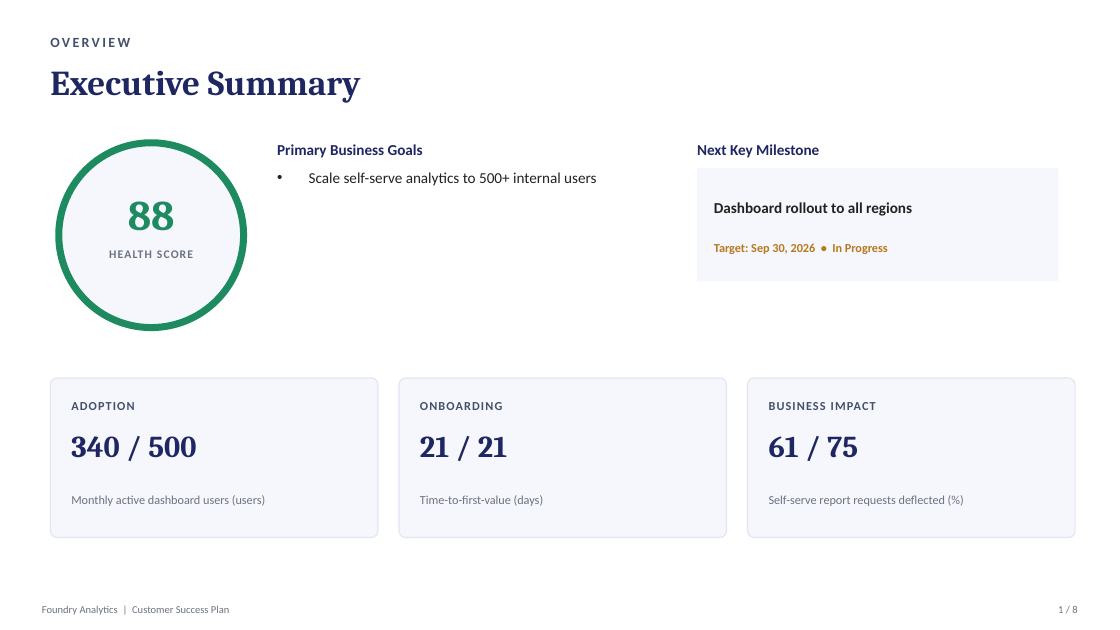
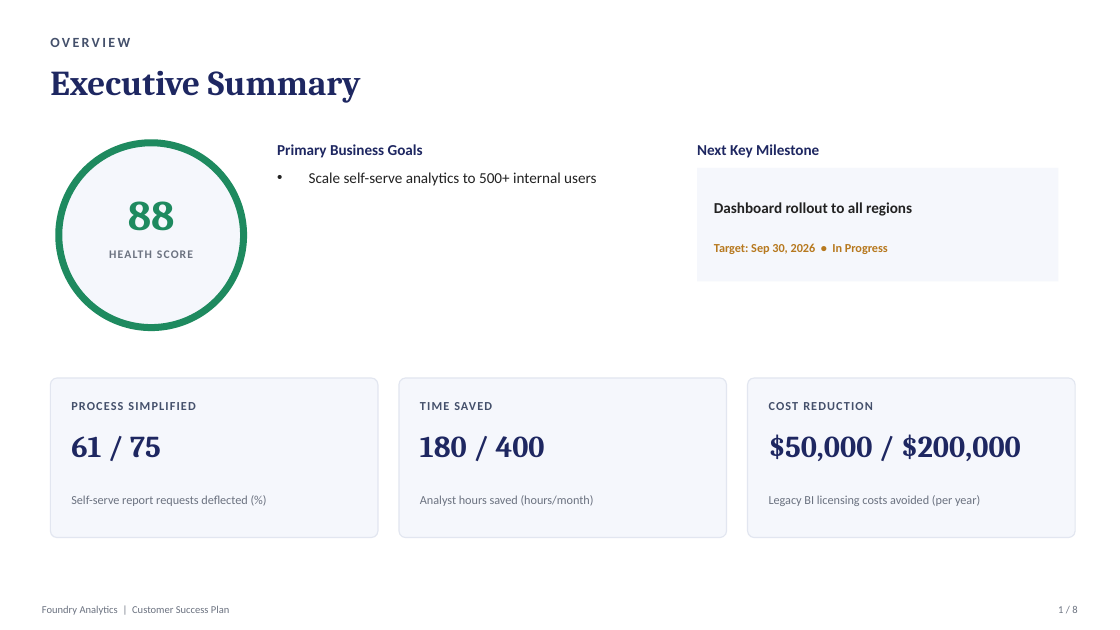
Before and after one commit to melissamcgowan/Success-Plan-Generator, a slide deck: slide 2 of Success Plan - Foundry Analytics.pptx. Drawn at 1120x630 pixels with LibreOffice and Linux fonts; fonts in the diff are those of the drawing. Boxes give left, top, right and bottom in pixels: in the first picture for what was removed or moved away, otherwise in the second. Text is boxed around its words. In the diff, an @@ line names an element or a change of style, - is before the commit and + after.

```diff
--- a/Success Plan - Foundry Analytics.pptx
+++ b/Success Plan - Foundry Analytics.pptx
@@ text at <box>71,402,195,410</box>: text changed @@
-ADOPTION
+PROCESS SIMPLIFIED
@@ text at <box>420,402,492,410</box>: text changed @@
-ONBOARDING
+TIME SAVED
@@ text at <box>769,402,873,410</box>: text changed @@
-BUSINESS IMPACT
+COST REDUCTION
@@ text at <box>71,436,161,458</box>: text changed @@
-340 / 500
+61 / 75
@@ text at <box>420,436,545,458</box>: text changed @@
-21 / 21
+180 / 400
@@ text at <box>769,434,1021,461</box>: text changed @@
-61 / 75
+$50,000 / $200,000
@@ text at <box>71,495,247,506</box>: text changed @@
-Monthly active dashboard users (users)
+Self-serve report requests deflected (%)
@@ text at <box>420,495,594,506</box>: text changed @@
-Time-to-first-value (days)
+Analyst hours saved (hours/month)
@@ text at <box>769,495,980,506</box>: text changed @@
-Self-serve report requests deflected (%)
+Legacy BI licensing costs avoided (per year)
```
Also in this commit, not shown: 5 other slides changed, 1 slide added, 1 slide removed, 6 other files.
